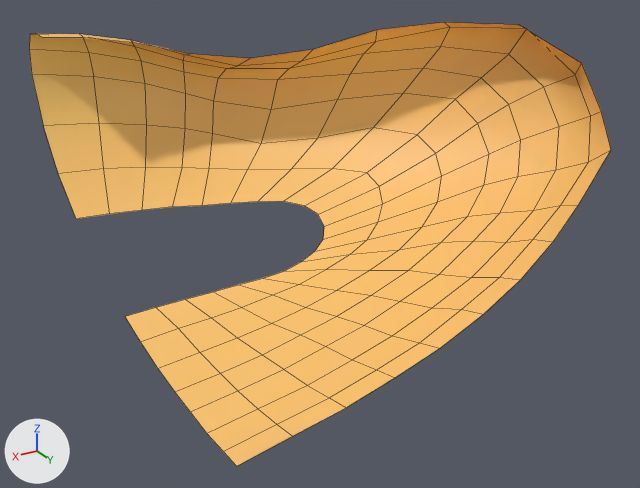
The Blender file 3DObjects/Sonic/Final/Rigged/MouthShtuff.blend as it was, and as the next commit left it.
Before and after are seen from a 50 mm lens placed at (5.6, 12.09, 79.64), pointed at (-4.98, -5.55, 70.82). Arrows for +X, +Y and +Z are at lower left; the lights stay in place. Mesh edges are drawn as thin lines.

The first picture shows 'sonic_Root'.
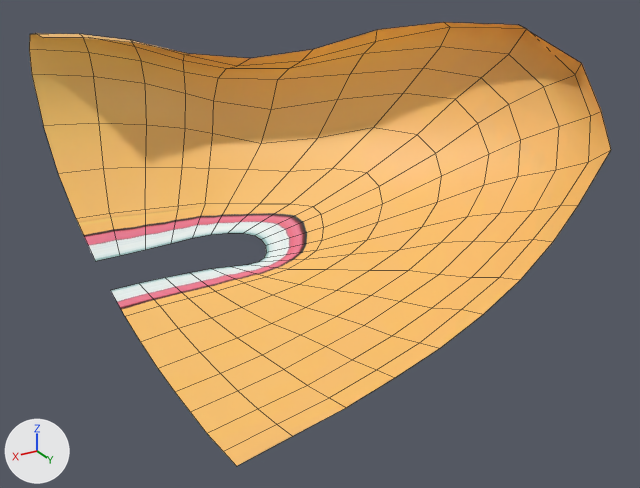
Location of each change, (x1, y1, x2, y2) in pixels of the pictures (640 x 488 px):
part 1 of me_sonic_root, built on: (59, 128, 383, 341) in both

The change in detail:
me_sonic_root is used by ob_sonic_root; location (-4.62, -5.87, 71.98).
me_sonic_root had 168 vertices, 140 faces and spanned x -6.04..4.62, y -6.55..5.67, z -2.69..4.36.
me_sonic_root now has 189 vertices, 160 faces and spans x -6.04..4.62, y -6.55..5.67, z -2.69..4.36.
Part 1, on me_sonic_root:
20 vertices move from x -0.9..3.87, y -3.51..0.31, z -2.08..0.14 to x -0.95..3.76, y -3.53..0.3, z -2.09..0.08.
21 vertices are added at x 0.58..4.62, y -2.36..-0.4, z -1.88..-1.28.
20 new faces join them.
